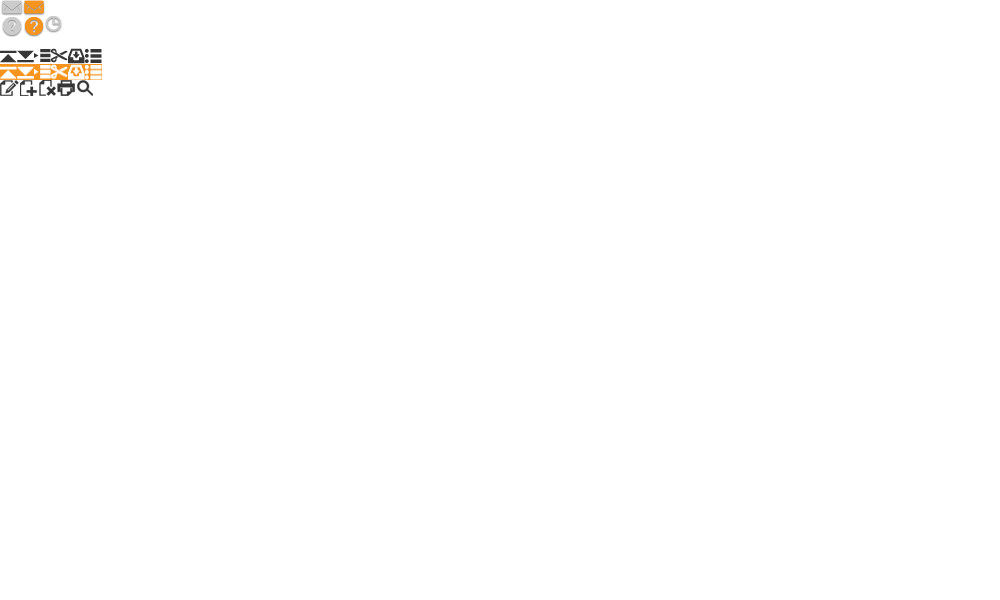
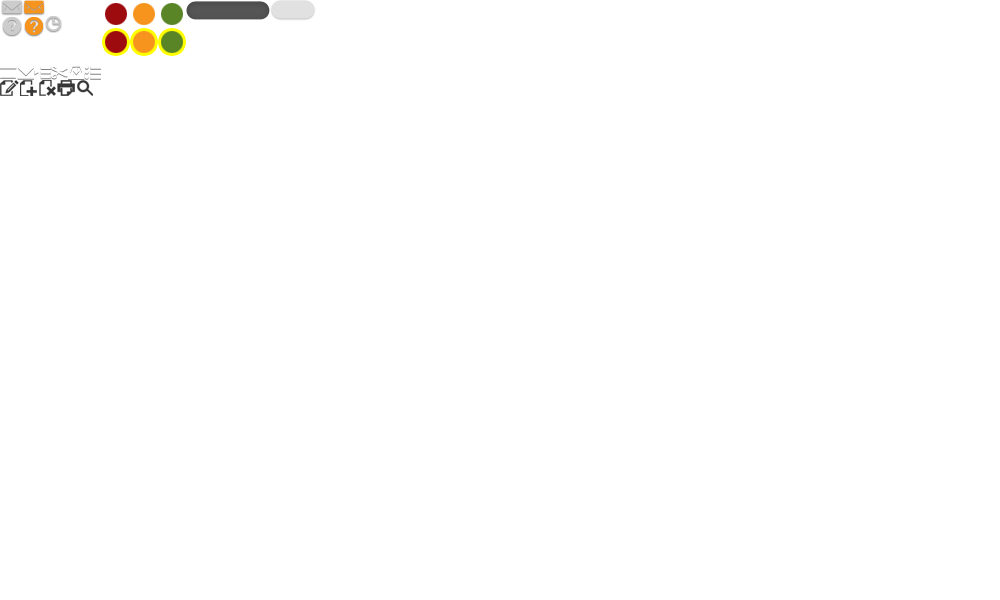
The second 1000 x 600 image is a revision of the first. Changes to its layers:
added layer "Layer 11" above "Layer 10" over 84, 65, 101, 80
added layer "Layer 10" above "Layer 9" over 68, 65, 85, 80
added layer "Layer 9" above "Layer 8" over 51, 65, 68, 80
added layer "Layer 8" above "Layer 7" over 34, 65, 51, 80
added layer "Layer 7" above "Layer 6" over 17, 67, 34, 80
added layer "Layer 6" above "search" over 0, 66, 17, 79
hid "Vector Smart Object copy 2" over 85, 65, 102, 79
hid "Layer 4" over 68, 64, 85, 80
hid "cut copy" over 51, 64, 68, 79
hid "Chèn copy" over 34, 65, 51, 78
hid "Down copy" over 17, 66, 34, 79
hid "Up copy" over 0, 66, 17, 79
hid "Vector Smart Object" (1st of 2) over 85, 49, 102, 63
hid "Layer 3" over 68, 48, 85, 64
hid "cut" over 51, 48, 68, 63
added layer "Layer 13 copy" above "Layer 13 copy 2" over 133, 3, 155, 25
added layer "Layer 13 copy 2" (2nd of 2) above "Layer 13" over 133, 31, 155, 53
added layer "Layer 13" above "Layer 12" over 270, 0, 316, 21
added layer "Layer 12" above "Layer 9 copy 3" over 186, 1, 270, 20
added layer "Layer 9 copy 3" (3rd of 4) above "Layer 9 copy 3" over 161, 31, 183, 53
added layer "Layer 9 copy 3" (4th of 4) above "Layer 9 copy" over 105, 31, 127, 53
added layer "Layer 9 copy" above "Layer 9 copy 2" over 161, 3, 183, 25
added layer "Layer 9 copy 2" above "Layer 5" over 105, 3, 127, 25
hid "Layer 5" over 0, 64, 102, 80
…and 3 more changes (3 visibility)
